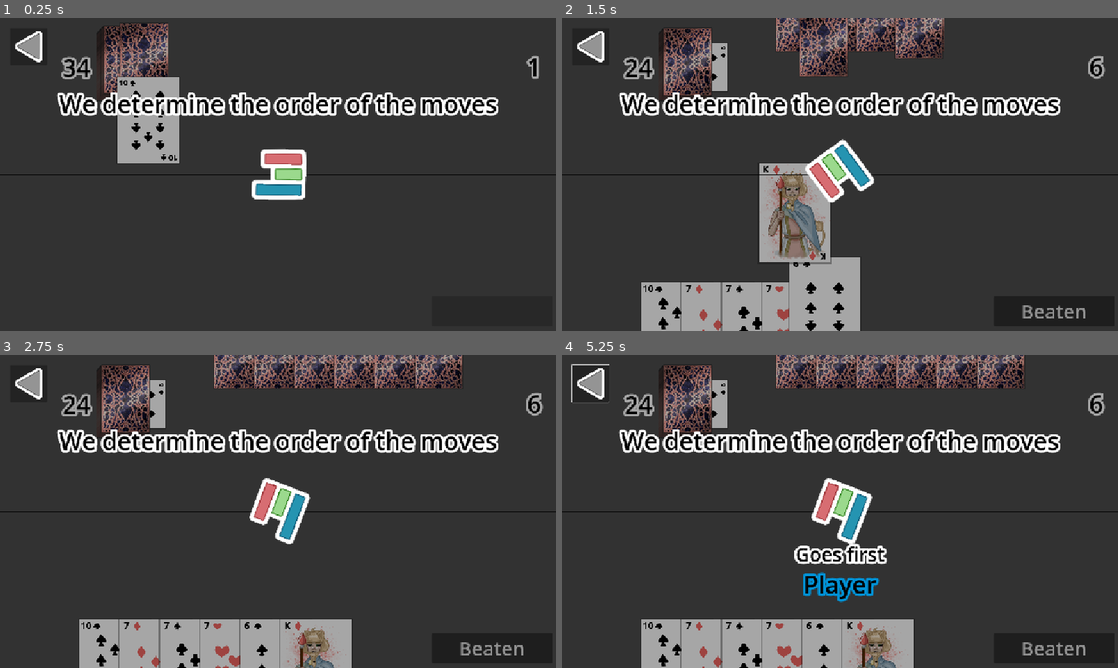
Above: before the commit, frames 1-4 (two rows, left to right).
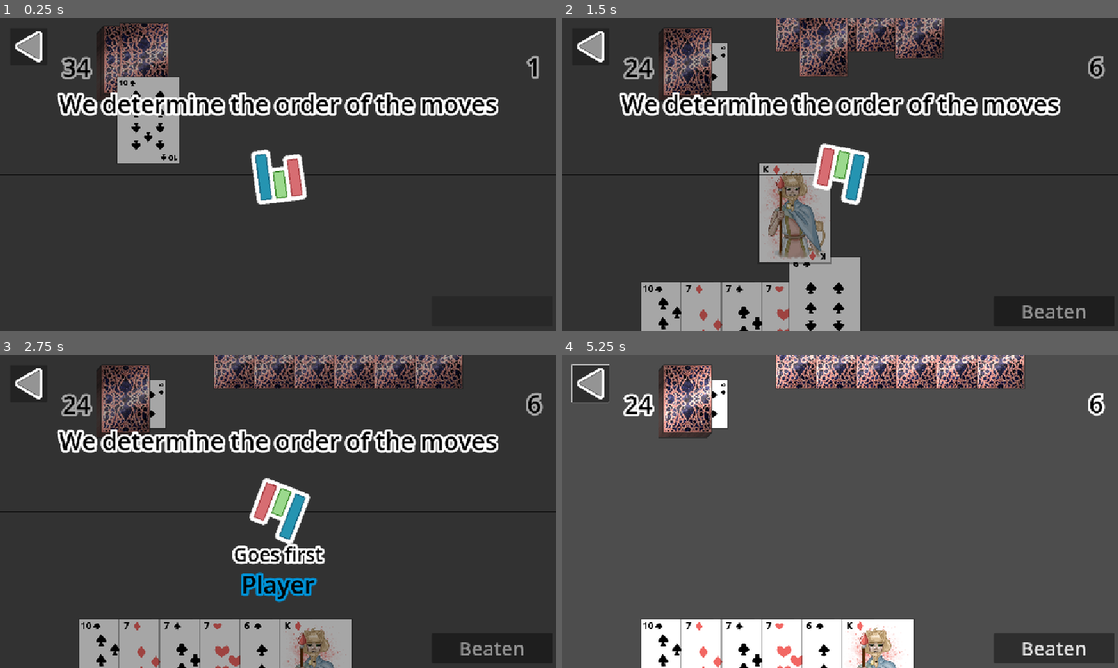
Above: after the commit, the same moments.

Repository: Yulya-S/Playing-the-fool
Game: Godot game, scene res://scenes/pages/game.tscn
Same seed, same stepped clock (60 frames per second), same inputs: the game is played once before the commit and once after it. This scene is started directly instead of the project's main scene.
Inputs (mouse positions are in pixels of both pictures, inside the frame that each line leads up to):
- Up to frame 1 (0.25 s): no input
- Up to frame 2 (1.5 s): move the mouse to (962, 158) at 0.52 s; press the mouse at (962, 158) at 0.53 s; release the mouse at (962, 158) at 1.25 s; click "Beaten" at 1.25 s
- Up to frame 3 (2.75 s): click "Beaten" at 2 s
- Up to frame 4 (5.25 s): click "Beaten" at 2.75 s; move the mouse to (728, 527) at 3.52 s; click (728, 527) at 3.6 s; click (589, 383) at 4.25 s; move the mouse to (895, 442) at 5.02 s; press the mouse at (895, 442) at 5.03 s

The runs differ from the first frame. In frame 1, 1.4% of the frame differs, in the area x 45-56%, y 41-60%; in frame 2, 1.4%; in frame 3, 1.7%; in frame 4, 95%, in the area x 0-100%, y 0-100%.
Error in both runs: Invalid call. Nonexistent function 'close_window' in base 'Nil'. (res://scripts/fragments/window.gd:5)

Commit message:
change animation speed

Diff:
--- a/playing-the-fool/scenes/pages/game.tscn
+++ b/playing-the-fool/scenes/pages/game.tscn
@@ -90,7 +90,7 @@
 
 [sub_resource type="Animation" id="Animation_ut5xk"]
 resource_name = "show"
-length = 3.0
+length = 2.0
 tracks/0/type = "value"
 tracks/0/imported = false
 tracks/0/enabled = true
@@ -98,7 +98,7 @@
 tracks/0/interp = 1
 tracks/0/loop_wrap = true
 tracks/0/keys = {
-"times": PackedFloat32Array(0, 1),
+"times": PackedFloat32Array(0, 0.5),
 "transitions": PackedFloat32Array(1, 1),
 "update": 0,
 "values": [Color(1, 1, 1, 0), Color(1, 1, 1, 1)]
--- a/playing-the-fool/scripts/fragments/first_move_determination.gd
+++ b/playing-the-fool/scripts/fragments/first_move_determination.gd
@@ -16,7 +16,7 @@
 	var tween = create_tween()
 	tween.set_trans(Tween.TRANS_QUART)
 	tween.set_ease(Tween.EASE_OUT)
-	tween.tween_property(self, "rotation", final_rotation, 3.0)
+	tween.tween_property(self, "rotation", final_rotation, 2.2)
 	await tween.finished
 	# Запуск отображения первого игрока
 	RAnimationPlayer.play("show")
